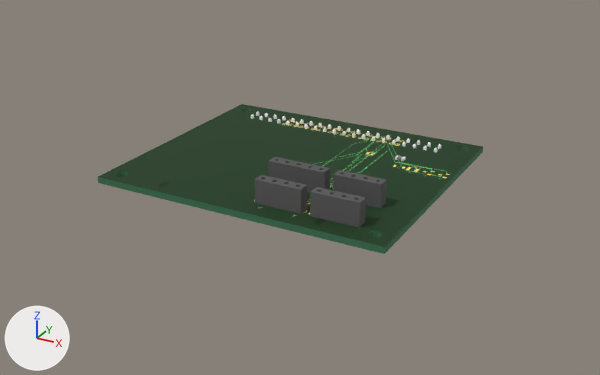
The glTF model apps/web/public/boards/t1-board.glb as it was, and as the next commit left it.
Rendered twice from a 50 mm lens placed at (81.6, -147.8, 68.4), pointed at (0.9, -1.2, -5.0). Arrows for +X, +Y and +Z are at lower left; the lights stay in place. The older version comes first. Vertices at exactly the same position are counted once.

Objects in the first picture: 'Box0', 'J1', 'J2', 'J3', 'J4', 'J5' and 1 more.
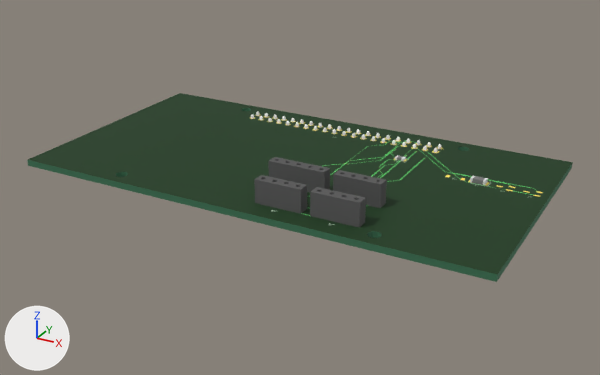
The change, as a diff of the scene's bpy script:
```diff
--- a/apps/web/public/boards/t1-board.glb.py
+++ b/apps/web/public/boards/t1-board.glb.py
@@ me_meshwithtextures0 @@
 # used by ob_box0; location = (0.0, 0.0, 0.0)
-me_meshwithtextures0.from_pydata(...)  # 984 vertices, 2208 faces; spans x -32.5..32.5, y -28.0..28.0, z -0.7..0.7
+me_meshwithtextures0.from_pydata(...)  # 984 vertices, 2208 faces; spans x -52.5..52.5, y -28.0..28.0, z -0.7..0.7
+# me_meshwithtextures0 part 1
+# 8 vertices are removed from x -32.5..32.5, y -28.0..28.0, z -0.7..0.7
+# 228 faces are deleted
+# 8 vertices are added at x -52.5..52.5, y -28.0..28.0, z -0.7..0.7
+# 110 new faces join them, mat_topmaterial_1 (picture img_image_0)
+# 110 new faces join them, mat_bottommaterial_2 (picture img_image_1)
+# 8 new faces join them, mat_greensidematerial_3 (dark green #386f50)
+# me_meshwithtextures0 part 2: 1874 kept faces spanning x -30.4..30.4, y -25.9..25.9, z -0.7..0.7 get new texture (UV) coordinates
 me_meshwithtextures0.materials.append(mat_topmaterial_1)
@@ me_f1 @@
+me_f1.from_pydata([(1.1, 0.8, 0.0), (1.1, 0.8, 0.9), (1.1, -0.8, 0.9), (1.1, -0.8, 0.0), (-1.1, 0.8, 0.0), (-1.1, -0.8, 0.0), (-1.1, -0.8, 0.9), (-1.1, 0.8, 0.9), (-1.6, 0.8, 0.0), (-1.6, -0.8, 0.0), (-1.6, -0.8, 0.9), (-1.6, 0.8, 0.9), (1.6, 0.8, 0.0), (1.6, 0.8, 0.9), (1.6, -0.8, 0.9), (1.6, -0.8, 0.0)], [], [(0, 1, 2), (0, 2, 3), (4, 5, 6), (4, 6, 7), (0, 4, 7), (0, 7, 1), (3, 2, 6), (3, 6, 5), (0, 3, 5), (0, 5, 4), (1, 7, 6), (1, 6, 2), (8, 9, 10), (8, 10, 11), (4, 8, 11), (4, 11, 7), (5, 6, 10), (5, 10, 9), (4, 5, 9), (4, 9, 8), (7, 11, 10), (7, 10, 6), (12, 13, 14), (12, 14, 15), (12, 0, 1), (12, 1, 13), (15, 14, 2), (15, 2, 3), (12, 15, 3), (12, 3, 0), (13, 1, 2), (13, 2, 14)])
+for i in [*range(12, 32)]: me_f1.polygons[i].material_index = 1
+me_f1.materials.append(mat_obj_material_0_002)  # grey #7c7c7c
+me_f1.materials.append(mat_obj_material_1_001)  # white #e7e7e7
@@ ob_f1 @@
+ob_f1 = bpy.data.objects.new('F1', me_f1)
+ob_f1.location = (38.0, 7.5, 0.7)
```

What differs and where, as boxes [x1, y1, x2, y2] in the pictures (600 x 375 px; the box of a moved part takes in the faces that stretch with it):
'Box0', reshaped (42% wider, 26% taller): before [98, 104, 483, 254]; after [27, 93, 573, 282]
'F1', added: after [470, 176, 488, 185]
part 1 of me_meshwithtextures0, moved or reshaped: before [98, 104, 483, 254]; after [27, 93, 573, 282]
part 2 of me_meshwithtextures0, surface changed: [251, 111, 446, 228] in both
